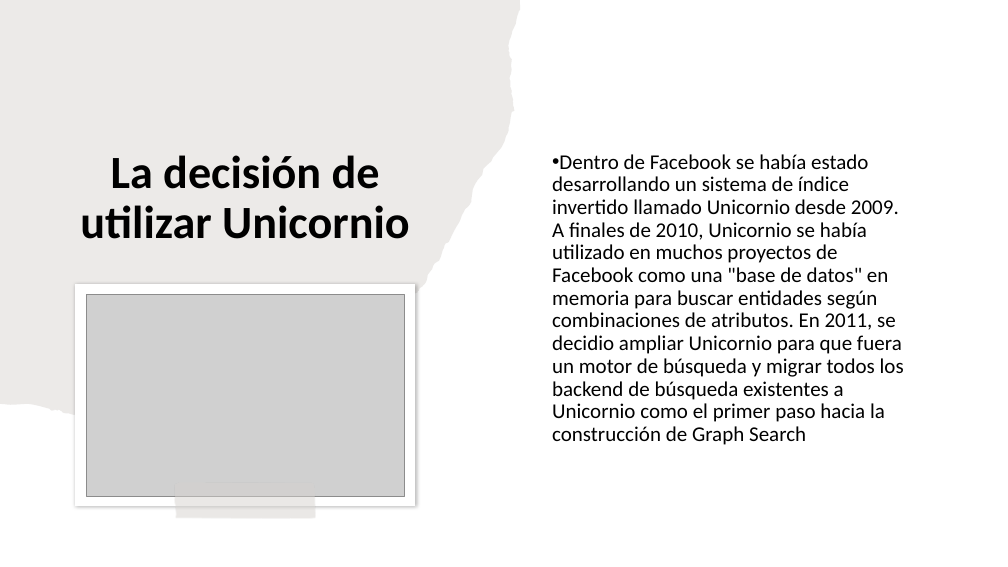
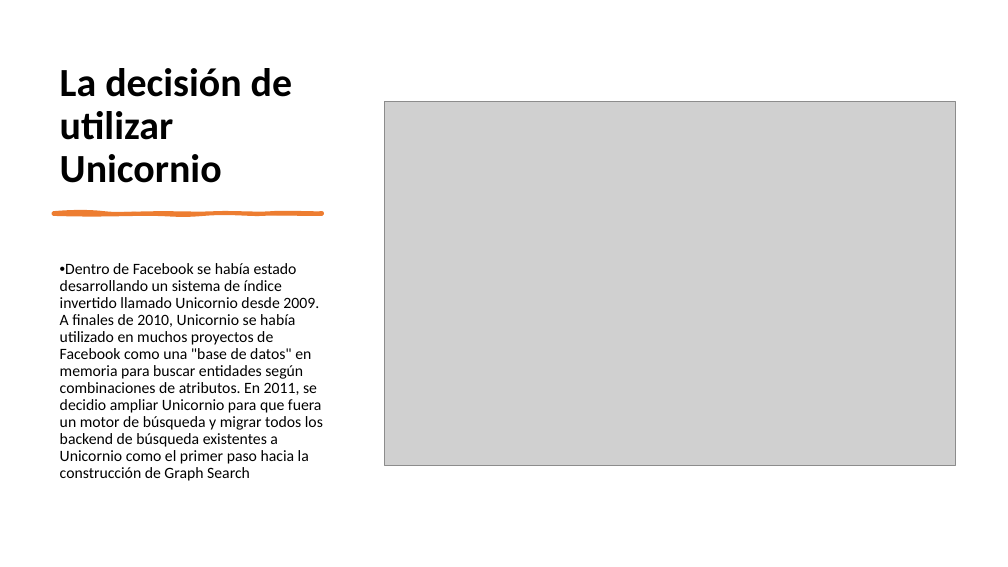
Before and after one commit to Erickhu-11/Proyecto2, a slide deck: slide 9 of Facebook.pptx (slide 7 before the commit). Drawn at 1008x567 pixels with LibreOffice and Linux fonts; fonts in the diff are those of the drawing; grey boxes stand for pictures. Boxes give left, top, right and bottom in pixels: in the first picture for what was removed or moved away, otherwise in the second. Text is boxed around its words. In the diff, an @@ line names an element or a change of style, - is before the commit and + after.

```diff
--- a/Facebook.pptx
+++ b/Facebook.pptx
@@ freeform shape removed at (x1=0, y1=0, x2=520, y2=422) @@
@@ title "La decisión de utilizar Unicornio" moved from (x1=80, y1=155, x2=409, y2=239) to (x1=60, y1=68, x2=292, y2=183) @@
@@ title "La decisión de utilizar Unicornio" at (x1=60, y1=68, x2=292, y2=183): size 44 to 38 pt; alignment centre to left @@
@@ picture resized from (x1=87, y1=294, x2=405, y2=496) to (x1=385, y1=101, x2=956, y2=465) @@
@@ text "Dentro de Facebook se había ..." moved from (x1=552, y1=154, x2=904, y2=445) to (x1=60, y1=263, x2=323, y2=481) @@
@@ text "Dentro de Facebook se había ..." at (x1=60, y1=263, x2=323, y2=481): size 20 to 15 pt; vertical alignment middle to top @@
@@ freeform shape added at (x1=53, y1=212, x2=322, y2=214), fill #ED7D31, outline #ED7D31 3 pt @@
@@ freeform shape removed at (x1=76, y1=284, x2=416, y2=506) @@
@@ freeform shape removed at (x1=175, y1=483, x2=316, y2=519) @@
```
Also in this commit, not shown: 6 other slides changed, 2 slides added, 1 slide removed.
